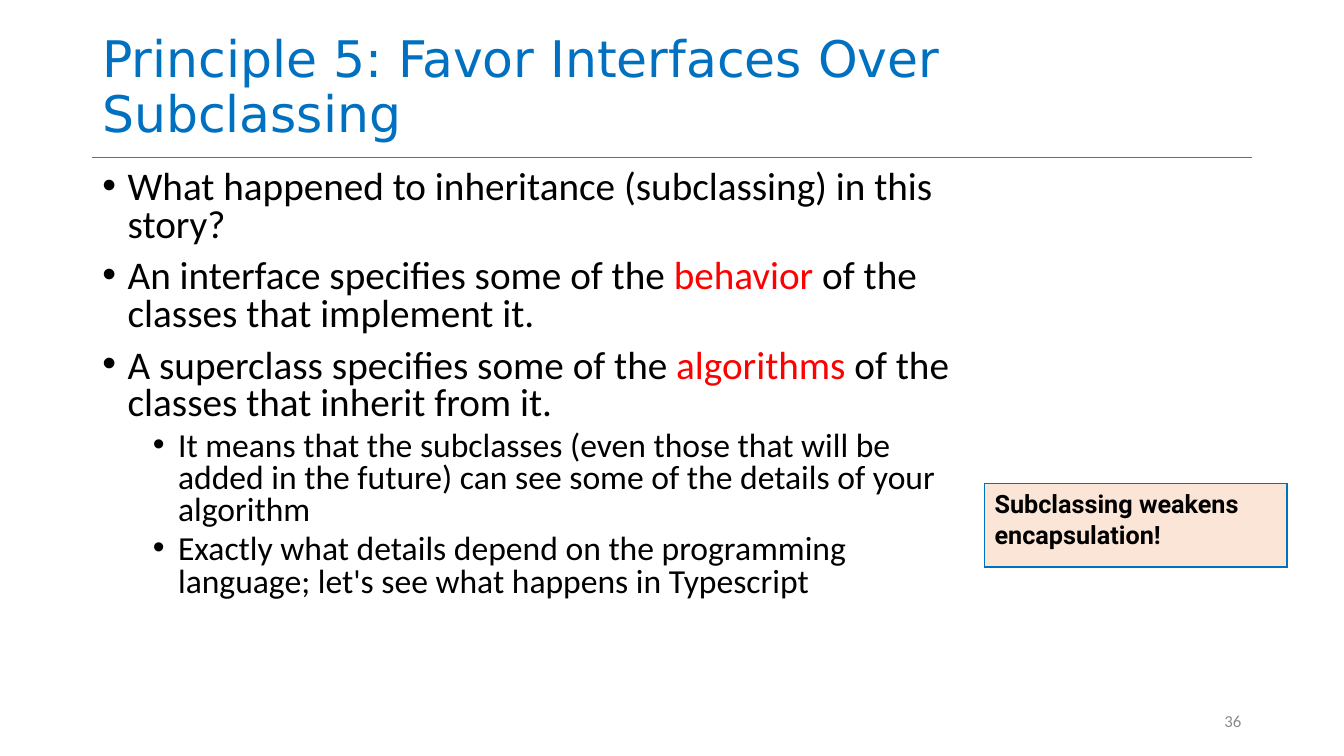
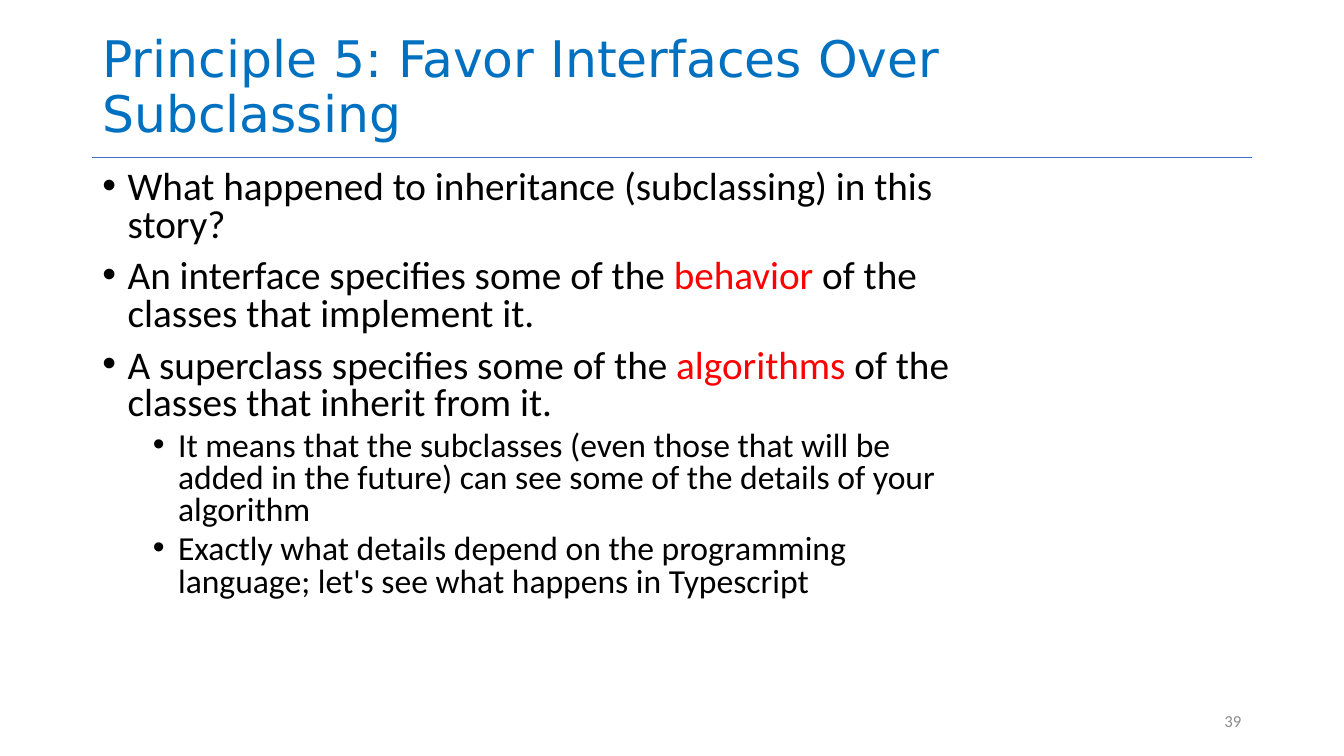
Before and after one commit to neu-se/CS4530-CS5500-Spring-2021, a slide deck: slide 39 of Slides/Lesson 1.3 Object-Oriented Principles.pptx (slide 36 before the commit). Drawn at 1344x756 pixels with LibreOffice and Linux fonts; fonts in the diff are those of the drawing. Boxes give left, top, right and bottom in pixels: in the first picture for what was removed or moved away, otherwise in the second. Text is boxed around its words. In the diff, an @@ line names an element or a change of style, - is before the commit and + after.

```diff
--- a/Slides/Lesson 1.3 Object-Oriented Principles.pptx
+++ b/Slides/Lesson 1.3 Object-Oriented Principles.pptx
@@ rectangle removed at <box>985,484,1288,568</box> @@
-Subclassing weakens encapsulation!
@@ page number at <box>1224,716,1241,727</box>: text changed @@
-36
+39
```
Also in this commit, not shown: 16 other slides changed, 3 slides added, 3 other files.
